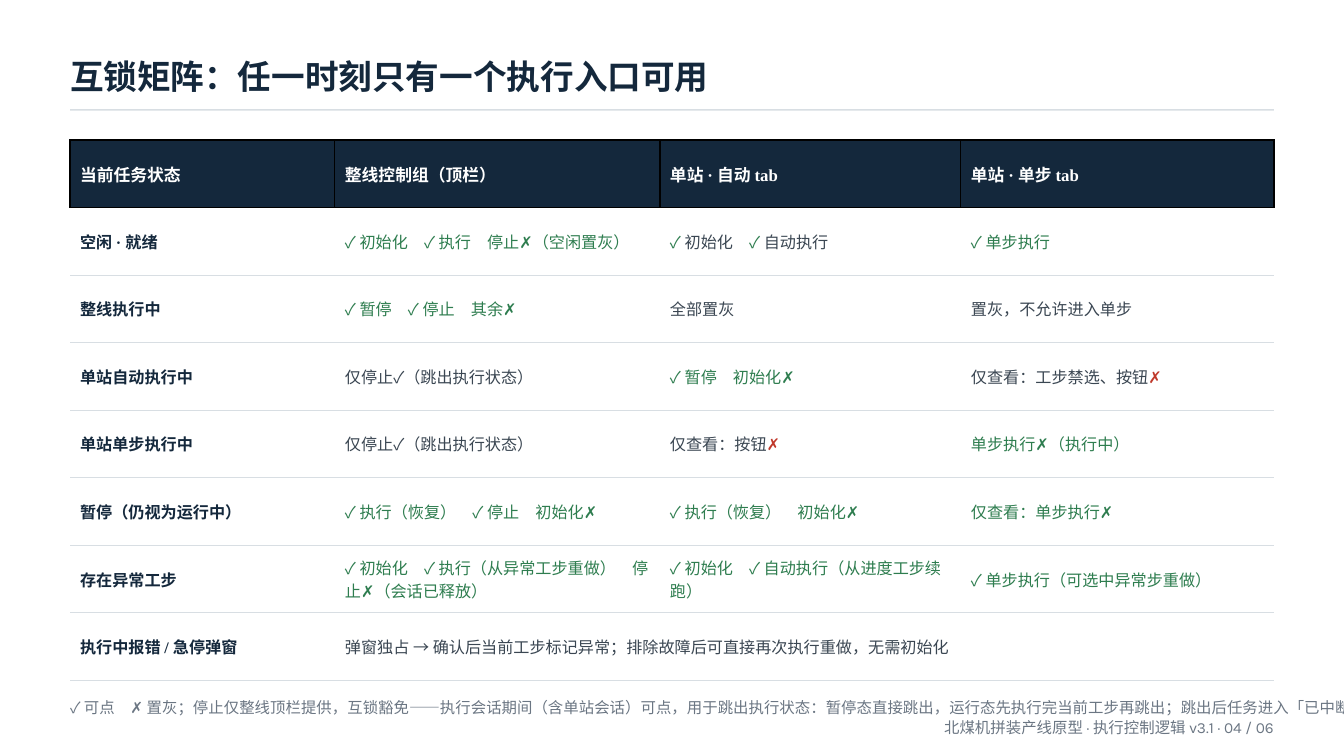
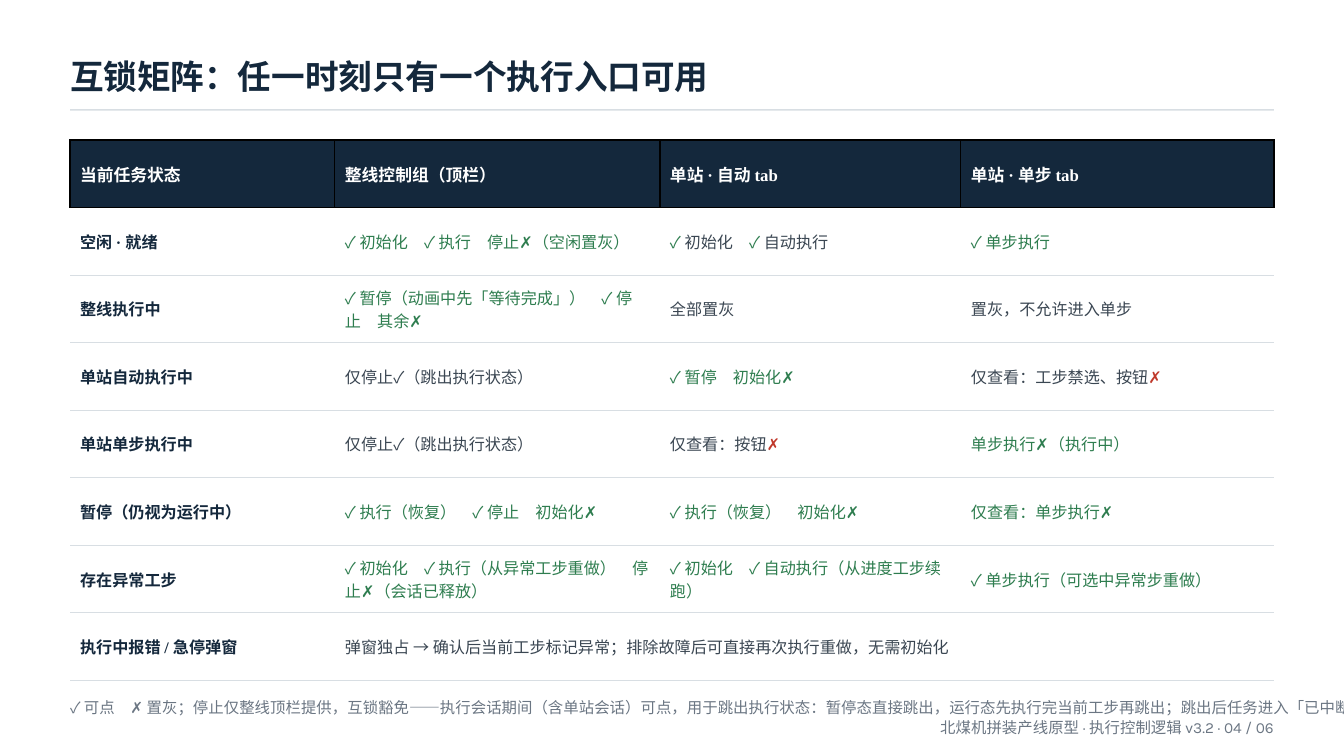
Before and after one commit to chenghe12581-ops/beimei-assembly-line-demo, a slide deck: slide 4 of docs/generated/execution-control-flow/执行按钮逻辑流程图.pptx. Drawn at 1344x756 pixels with LibreOffice and Linux fonts; fonts in the diff are those of the drawing. Boxes give left, top, right and bottom in pixels: in the first picture for what was removed or moved away, otherwise in the second. Text is boxed around its words. In the diff, an @@ line names an element or a change of style, - is before the commit and + after.

Commit message:
docs(执行控制): 流程图PPT升级v3.2，补充过程演示动画说明并修正停止按钮表述

```diff
--- a/docs/generated/execution-control-flow/执行按钮逻辑流程图.pptx
+++ b/docs/generated/execution-control-flow/执行按钮逻辑流程图.pptx
@@ table at bbox=[70, 140, 1275, 681] @@
-row 3, column 2: ✓ 暂停 ✓ 停止 其余✗
+row 3, column 2: ✓ 暂停（动画中先「等待完成」） ✓ 停止 其余✗
@@ text at bbox=[940, 720, 1274, 734]: text changed @@
-北煤机拼装产线原型 · 执行控制逻辑 v3.1 · 04 / 06
+北煤机拼装产线原型 · 执行控制逻辑 v3.2 · 04 / 06
```
Also in this commit, not shown: 5 other slides changed.
